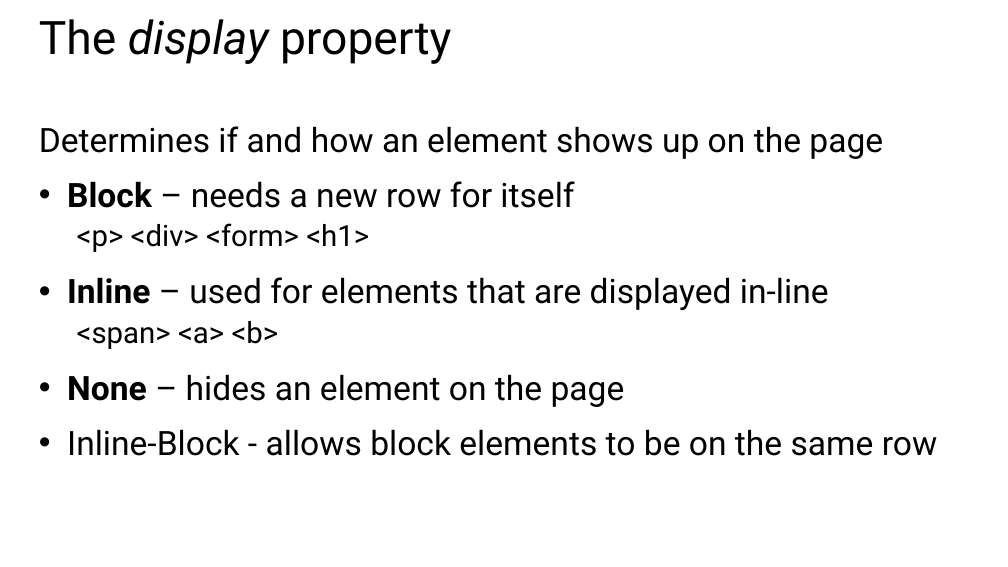
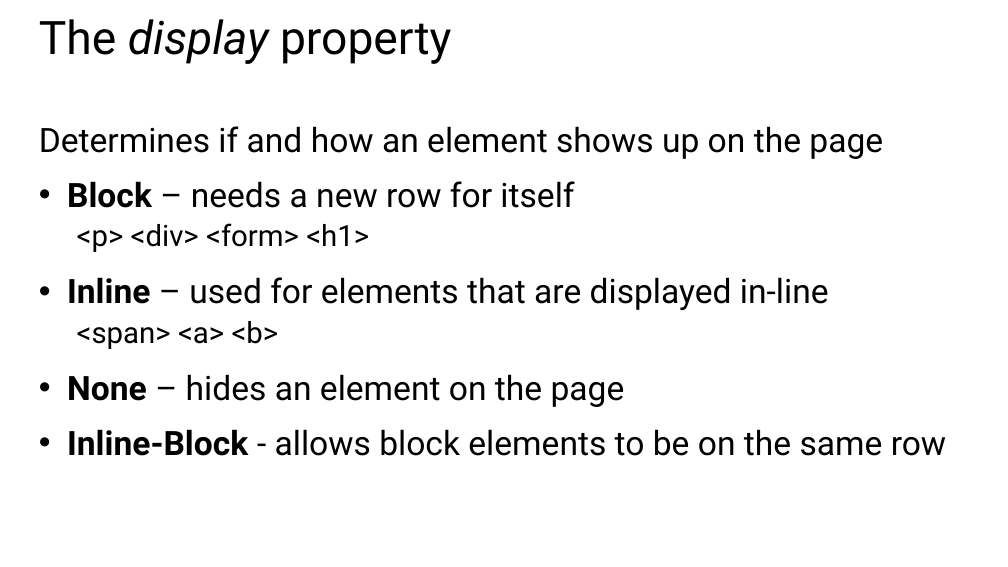
Before and after one commit to CharaD7/CSS-Style, a slide deck: slide 4 of Slides/Module 3.pptx. Drawn at 1008x567 pixels with LibreOffice and Linux fonts; fonts in the diff are those of the drawing. Boxes give left, top, right and bottom in pixels: in the first picture for what was removed or moved away, otherwise in the second. Text is boxed around its words. In the diff, an @@ line names an element or a change of style, - is before the commit and + after.

```diff
--- a/Slides/Module 3.pptx
+++ b/Slides/Module 3.pptx
@@ text at (67,429,946,456): bold on in "Inline-Block" @@
```
Also in this commit, not shown: 1 other slide changed, 5 other files.
